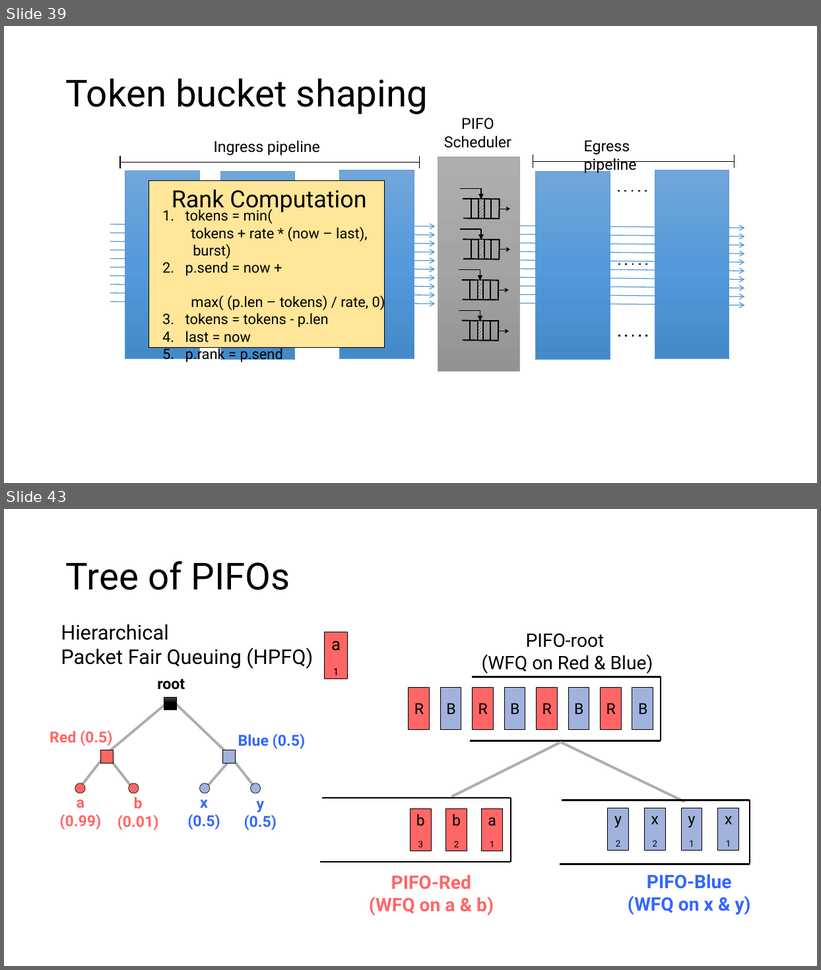
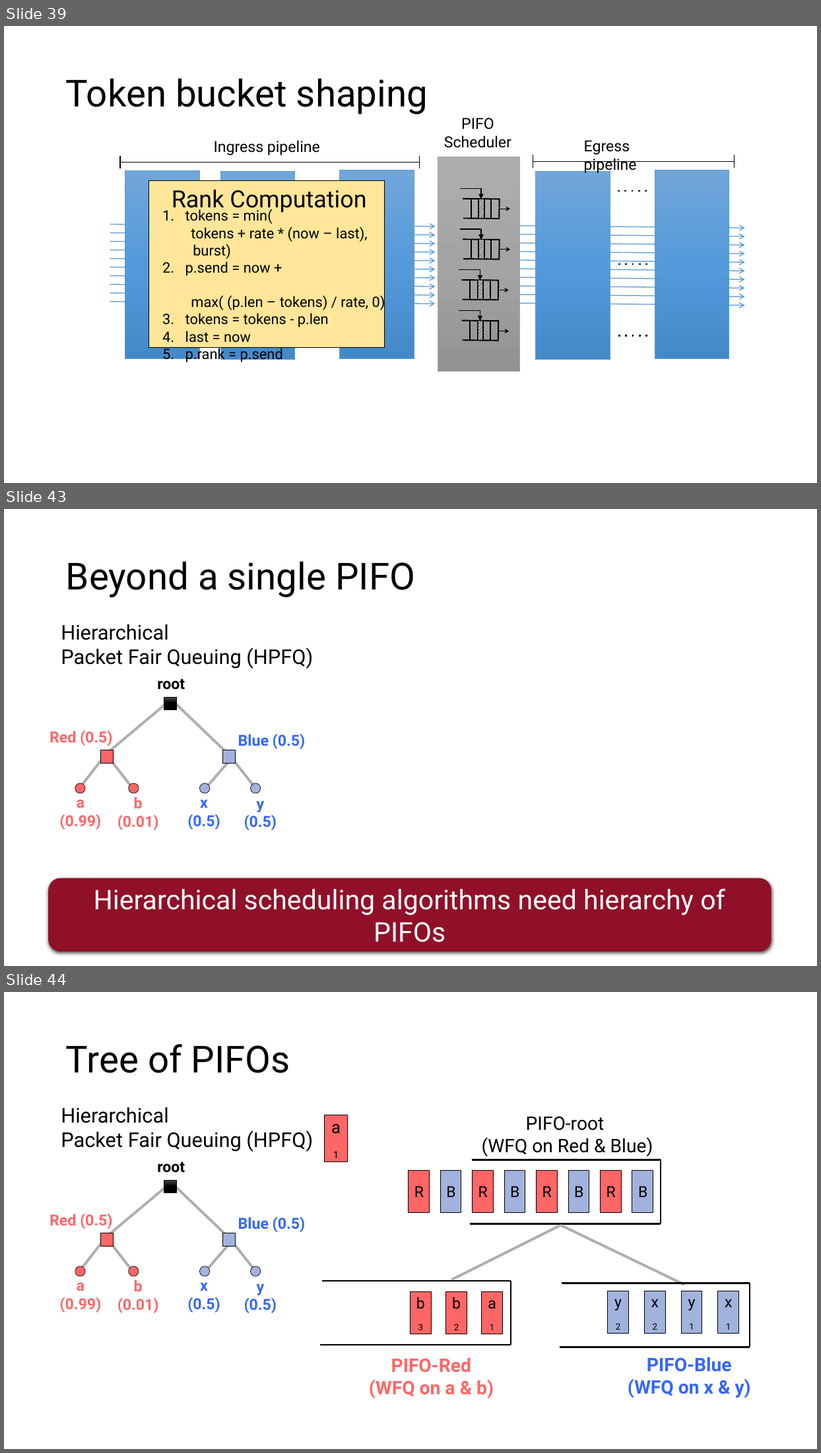
Before and after one commit to anirudhSK/pifo-domino-marple-ppts, a slide deck: combined_domino_pifo.pptx. Shown one above the other, each under a label of ours: slides 39 and 43 before the commit, slides 39, 43 and 44 after it; the slides between them are not shown. The pictures are 821x970 and 821x1453 pixels, drawn with LibreOffice and Linux fonts; fonts in the diff are those of the drawing. Boxes give left, top, right and bottom in pixels: in the first picture for what was removed or moved away, otherwise in the second. Text is boxed around its words. In the diff, an @@ line names an element or a change of style, - is before the commit and + after.

Commit message:
Remove SRPT example and reason why HPFQ is beyond one PIFO

```diff
--- a/combined_domino_pifo.pptx
+++ b/combined_domino_pifo.pptx
@@ slide 43 added at (4,509,817,966), background #FFFFFF @@
@@ title added at (66,561,415,597), 44 pt, text #000000 @@
+Beyond a single PIFO
@@ text added at (61,625,313,669), 24 pt, text #000000 @@
+Hierarchical
+Packet Fair Queuing (HPFQ)
@@ group added at (50,679,305,830): 7 texts, 6 lines, 4 ellipses, 3 rectangles @@
+Red (0.5)
+Blue (0.5)
+a
+(0.99)
+b
+(0.01)
+x
+(0.5)
+y
+(0.5)
+root
@@ rounded rectangle added at (48,879,772,953), fill #901028, 32 pt, text #FFFFFF @@
+Hierarchical scheduling algorithms need hierarchy of PIFOs
@@ what was slide 43 is now slide 44 @@
```
Also in this commit, not shown: 3 slides changed.
